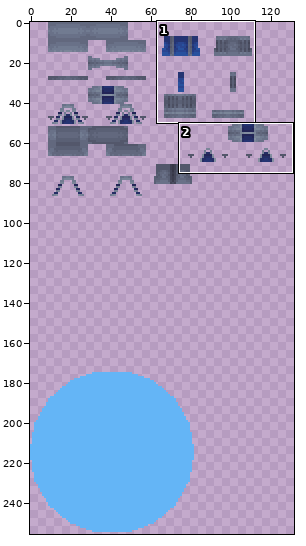
File history of a sprite sheet, src/main/resources/assets/stargate/textures/blockentities/stargates/pegasus/pegasus.png. The picture above shows the old version from afar; the outline marks the close-up.
Close-up. Earlier state:
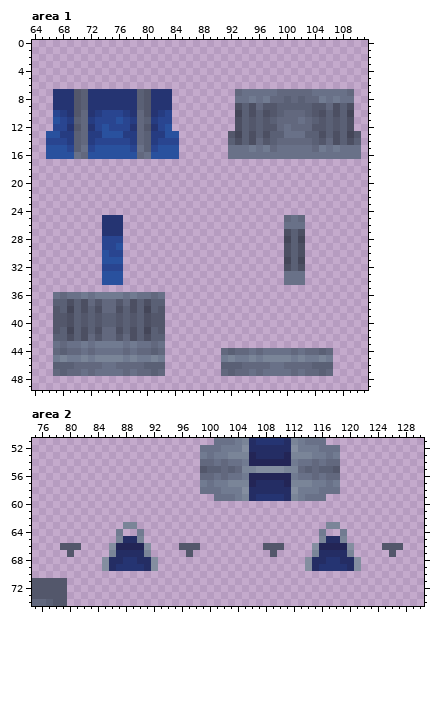
The file is 256x256 pixels. Shown: area 1: x 64..111, y 0..49; area 2: x 75..130, y 51..74. The wide view leaves out empty margins. The commit also changed other parts of the picture, which this record leaves out.
The same view after the edit:
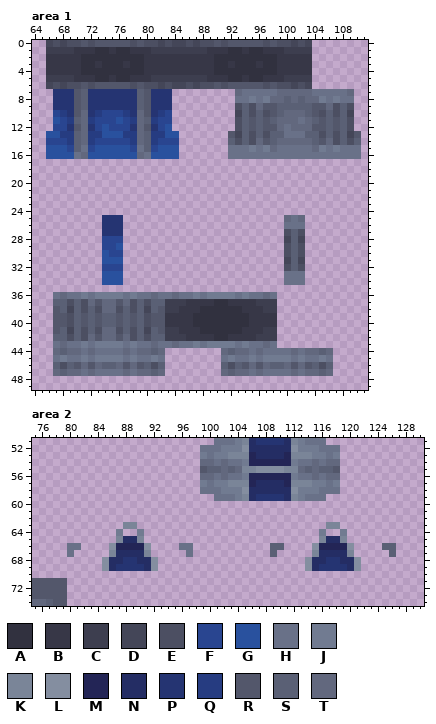
Palette (. is transparent): A #31313f  B #373747  C #3d3e4f  D #444658  E #4c4f62  F #294590  G #29519e  H #697188  J #717b91  K #7a8598  L #848ea0  M #232556  N #242d64  P #253472  Q #263c81  R #53576b  S #5a6075  T #62687e
Difference:
Area 1:
y 0: x 66..103 ...................................... -> DEDEERERRRRREREEDEDDEDEERERRRRREREEDED
y 1: x 66..103 ...................................... -> CCCCBBBAABAABBBCCCCCCCCBBBAABAABBBCCCC
y 2: x 66..103 ...................................... -> BBBBBAAAAAAAAABBBBBBBBBBAAAAAAAAABBBBB
y 3: x 66..103 ...................................... -> BBBBBAABAAABAABBBBBBBBBBAABAAABAABBBBB
y 4: x 66..103 ...................................... -> BBBBBAAAAAAAAABBBBBBBBBBAAAAAAAAABBBBB
y 5: x 66..103 ...................................... -> CCCCBBBAABAABBBCCCCCCCCBBBAABAABBBCCCC
y 6: x 66..103 ...................................... -> DEDEERERRRRREREEDEDDEDEERERRRRREREEDED
y 36: x 83..98 ................ -> HTHHJHJJJJHJHHTH
y 37: x 83..98 ................ -> CCCBBBBAABBBBCCC
y 38: x 83..98 ................ -> CCBBBAAAAAABBBCC
y 39..40: x 83..98 ................ -> BBBBAAAAAAAABBBB
y 41: x 83..98 ................ -> CCBBBAAAAAABBBCC
y 42: x 83..98 ................ -> CCCBBBBAABBBBCCC
y 43: x 83..98 ................ -> HTHHJHJJJJHJHHTH
y 45: x 67..82 JKJJKJKKKKJKJJKJ -> HJHHJHJJJJHJHHJH; x 91..106 JKJJKJKKKKJKJJKJ -> HJHHJHJJJJHJHHJH
y 46: x 68 S -> E; x 70 T -> R; x 72 T -> R; x 74..75 HH -> SS; x 77 T -> R; x 79 T -> R; x 81 S -> E; x 92 S -> E; x 94 T -> R; x 96 T -> R; x 98..99 HH -> SS; x 101 T -> R; x 103 T -> R; x 105 S -> E
Area 2:
y 66: x 79..81 RRR -> .HH; x 96..98 RRR -> HH.; x 108..110 RRR -> .SS; x 125..127 RRR -> SS.
y 67: x 80 R -> H; x 97 R -> H; x 109 R -> S; x 126 R -> S
Where, in picture pixels (left, top, right, bottom), the same in both close-ups:
added: (46, 40, 312, 89)
changed: (53, 292, 333, 369)
changed: (60, 543, 81, 557)
changed: (179, 543, 200, 557)
changed: (263, 543, 284, 557)
changed: (382, 543, 403, 557)
